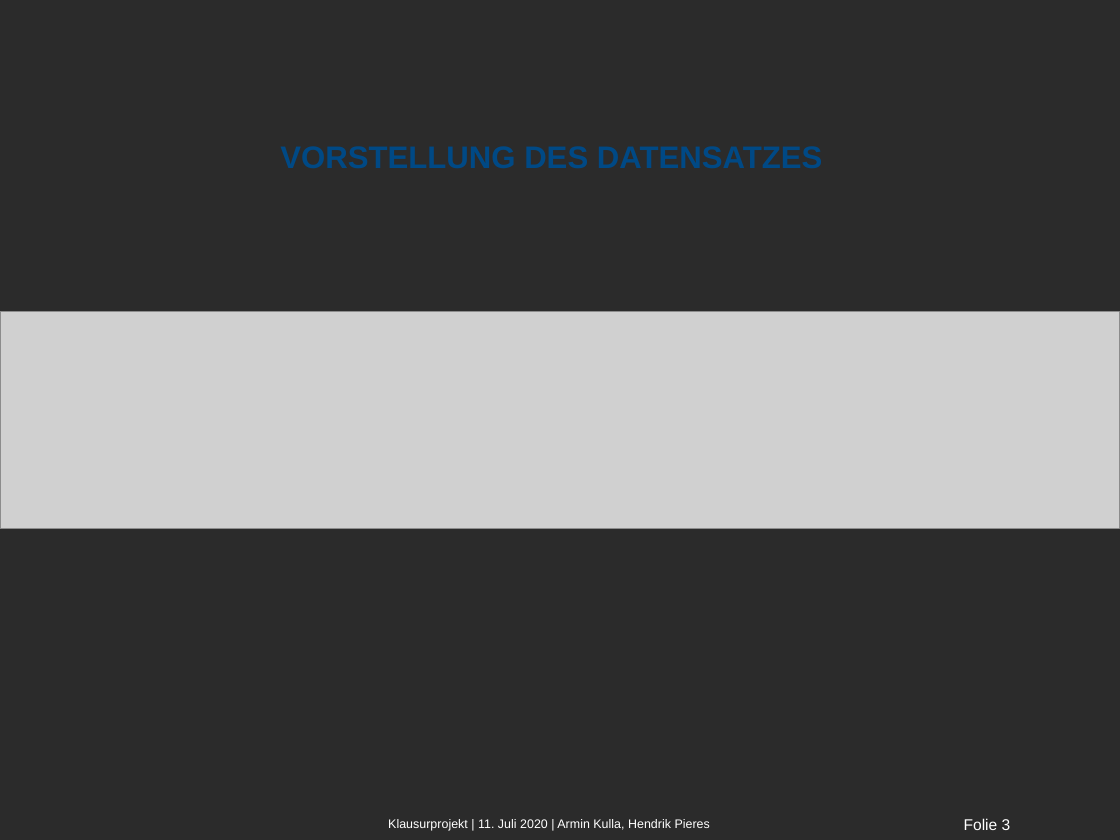
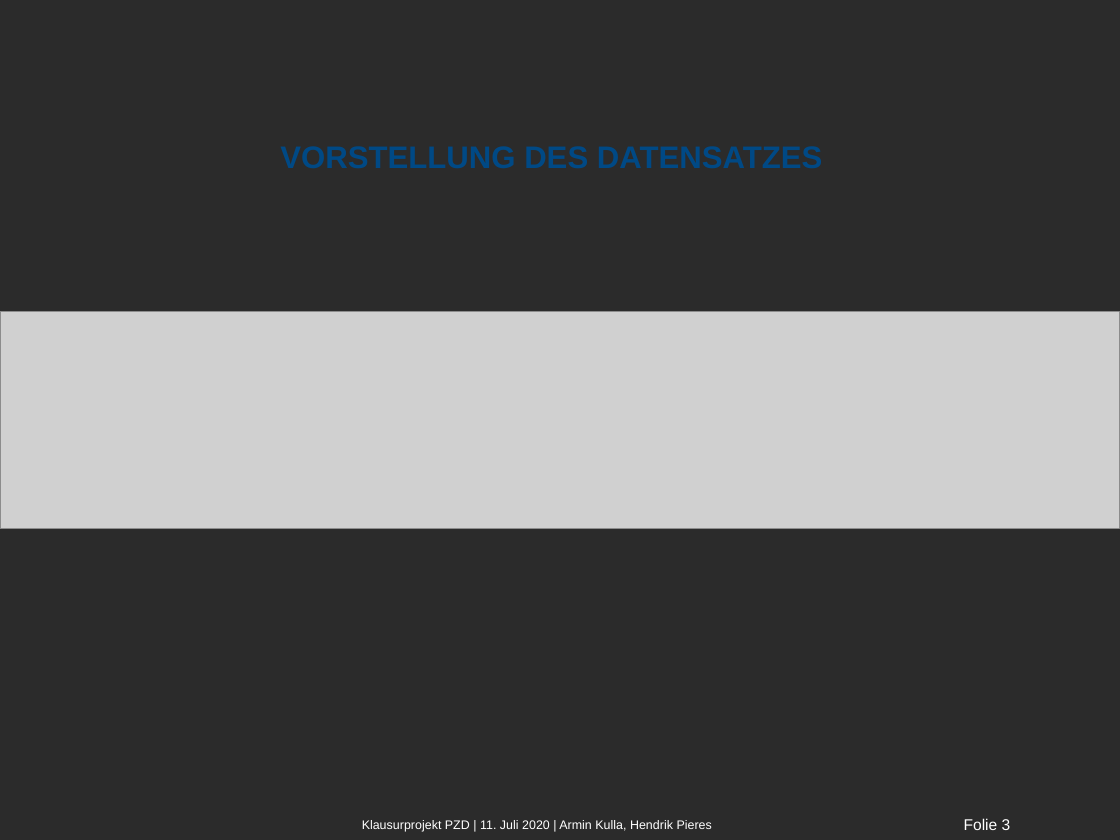
Before and after one commit to Florian-Krax/WDT-PZD-Group-3, a slide deck: slide 3 of Klausur/Klausurprojekt PZD.pptx. Drawn at 1120x840 pixels with LibreOffice and Linux fonts; fonts in the diff are those of the drawing; grey boxes stand for pictures; background and template pictures are left out; a plain dark background stands for a picture behind light text. Boxes give left, top, right and bottom in pixels: in the first picture for what was removed or moved away, otherwise in the second. Text is boxed around its words. In the diff, an @@ line names an element or a change of style, - is before the commit and + after.

```diff
--- a/Klausur/Klausurprojekt PZD.pptx
+++ b/Klausur/Klausurprojekt PZD.pptx
@@ text at [362,820,712,832]: text changed @@
-Klausurprojekt | 11. Juli 2020 | Armin Kulla, Hendrik Pieres
+Klausurprojekt PZD | 11. Juli 2020 | Armin Kulla, Hendrik Pieres
```
Also in this commit, not shown: 7 other slides changed, 1 other file.
